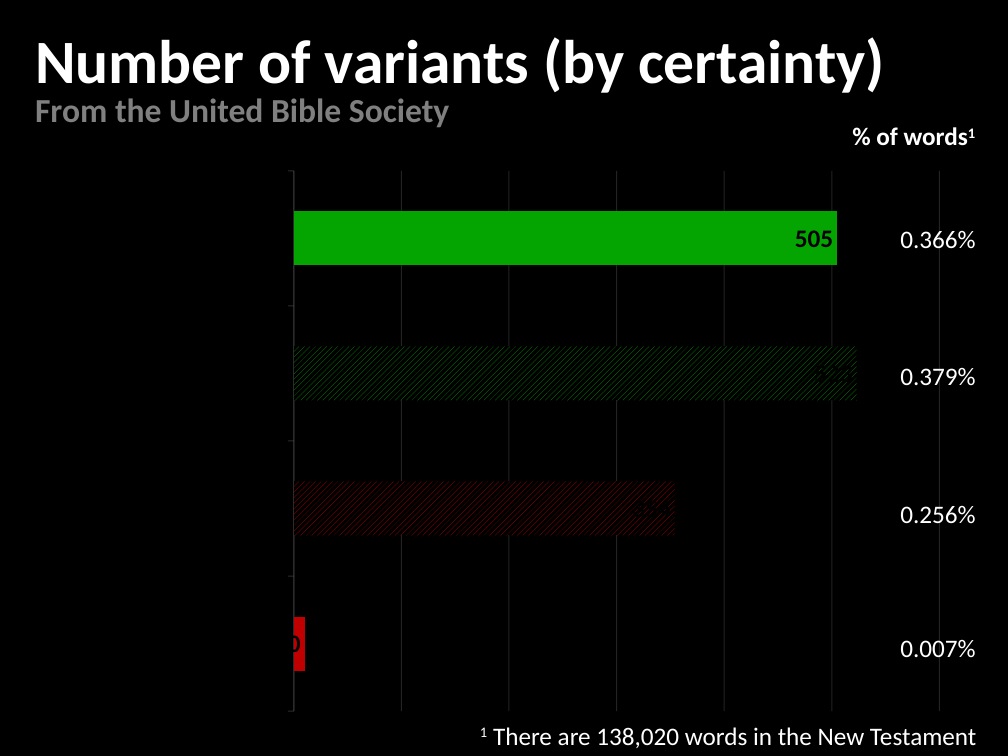
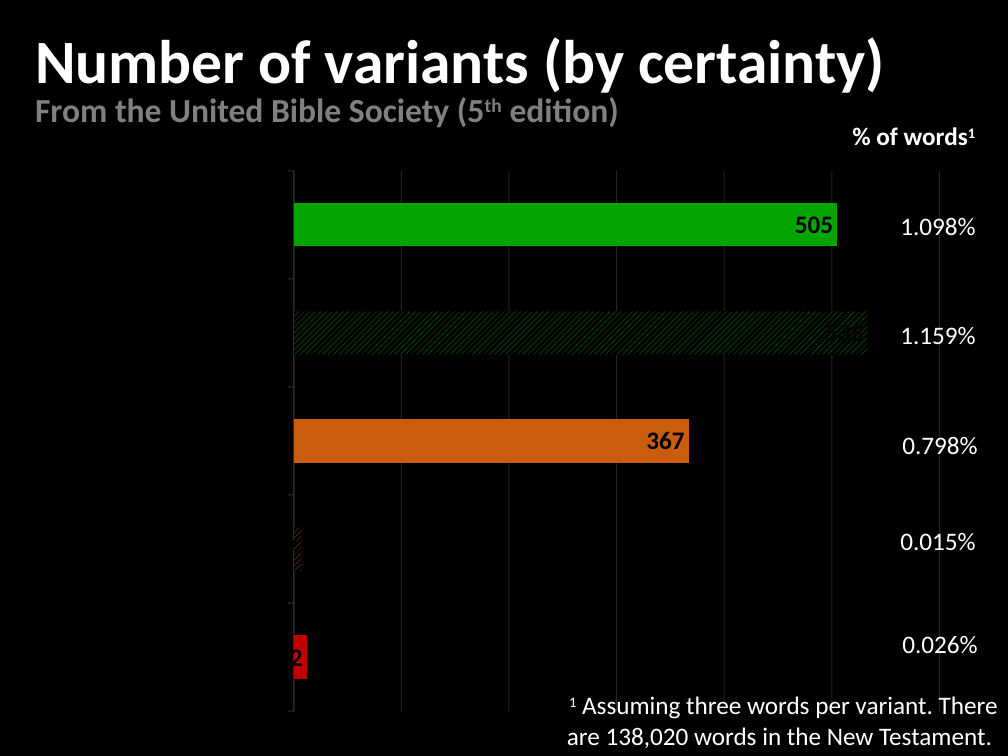
Before and after one commit to LukeMurphey/Ai1L, a slide deck: slide 13 of companion-website/public/files/22. Is the New Testament Corrupted.pptx (slide 8 before the commit). Drawn at 1008x756 pixels with LibreOffice and Linux fonts; fonts in the diff are those of the drawing. Boxes give left, top, right and bottom in pixels: in the first picture for what was removed or moved away, otherwise in the second. Text is boxed around its words. In the diff, an @@ line names an element or a change of style, - is before the commit and + after.

Commit message:
Adding data for variants

```diff
--- a/companion-website/public/files/22. Is the New Testament Corrupted.pptx
+++ b/companion-website/public/files/22. Is the New Testament Corrupted.pptx
@@ text at <box>35,97,619,127</box>: text changed @@
-From the United Bible Society
+From the United Bible Society (5th edition)
@@ bar chart at <box>50,159,958,722</box> @@
-categories: Great difficulty (D), Difficult to decide (C), Almost Certain (B), Certain (A)
+categories: No decision, Great difficulty (D), Difficult to decide (C), Almost Certain (B), Certain (A)
-Series 1: 10, 354, 523, 505
+Series 1: 12, 7, 367, 533, 505
@@ text at <box>900,217,975,236</box>: text changed @@
-0.366%
+1.098%
@@ text at <box>900,327,975,344</box>: text changed @@
-0.379%
+1.159%
@@ text at <box>902,436,977,455</box>: text changed @@
-0.256%
+0.798%
@@ text at <box>900,533,975,550</box>: text changed @@
-0.007%
+0.015%
@@ text added at <box>902,636,977,653</box>, 18 pt, text #FFFFFF @@
+0.026%
@@ text at <box>567,696,998,748</box>: text changed @@
-1 There are 138,020 words in the New Testament
+1 Assuming three words per variant. There are 138,020 words in the New Testament.
```
Also in this commit, not shown: 6 other slides changed, 2 slides added, 1 slide removed.
